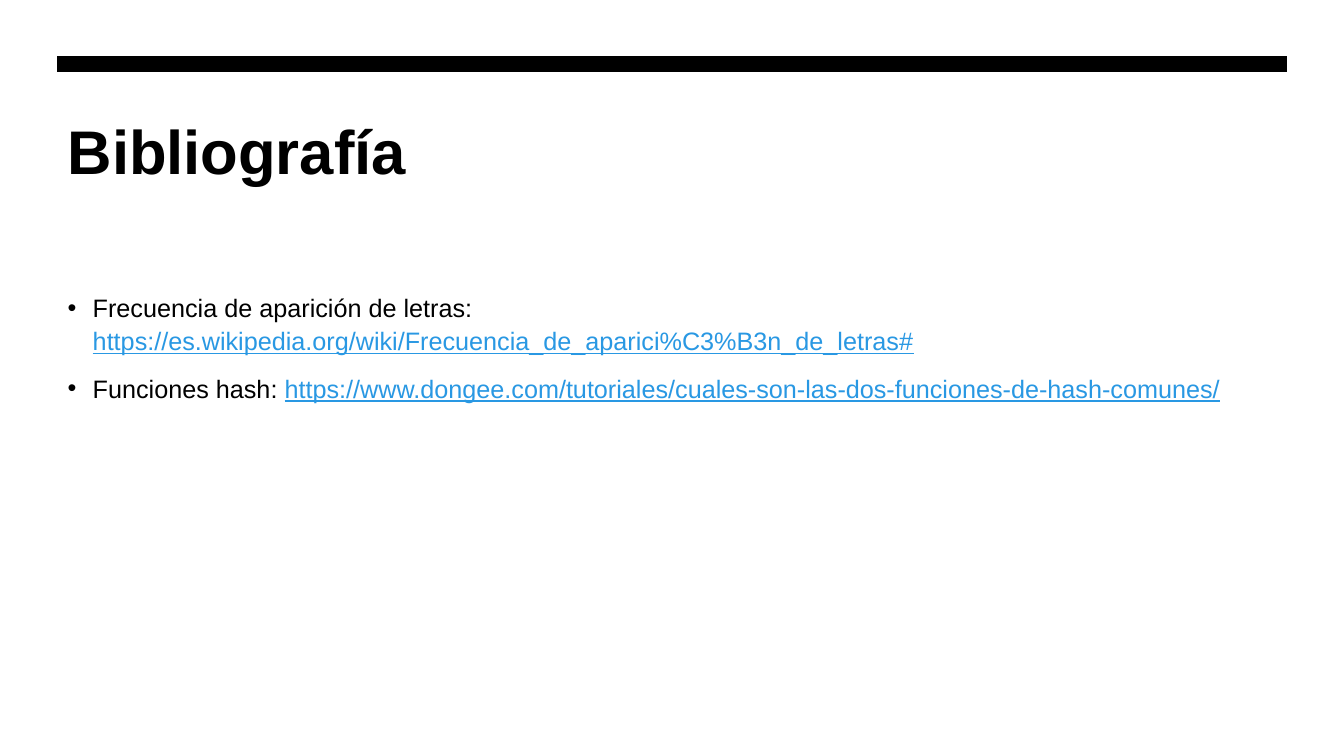
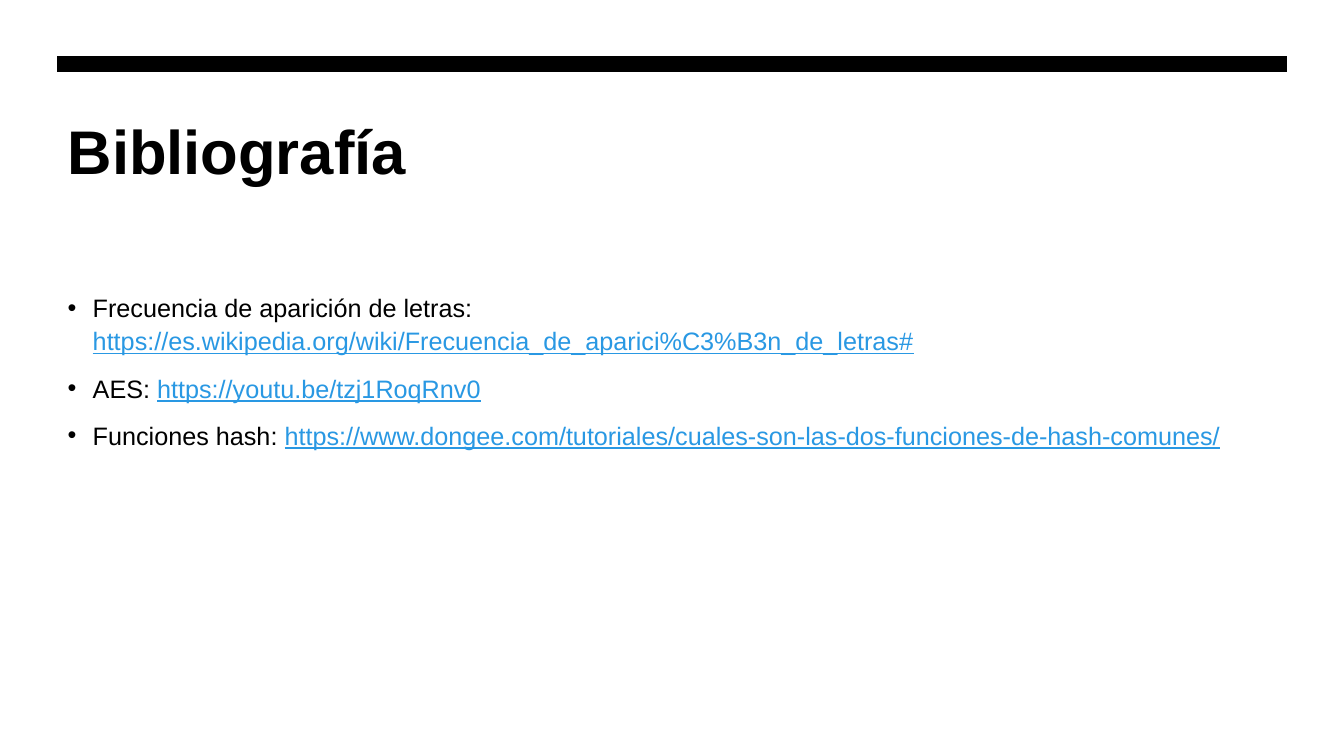
Before and after one commit to hombrefrustrado/criptografia-presentaci-n, a slide deck: slide 35 of criptografía teorica.pptx (slide 29 before the commit). Drawn at 1344x756 pixels with LibreOffice and Linux fonts; fonts in the diff are those of the drawing. Boxes give left, top, right and bottom in pixels: in the first picture for what was removed or moved away, otherwise in the second. Text is boxed around its words. In the diff, an @@ line names an element or a change of style, - is before the commit and + after.

```diff
--- a/criptografía teorica.pptx
+++ b/criptografía teorica.pptx
@@ text at [93,379,480,403]: paragraph added @@
+• AES: https://youtu.be/tzj1RoqRnv0
```
Also in this commit, not shown: 10 other slides changed, 9 slides added, 3 slides removed, 3 other files.
